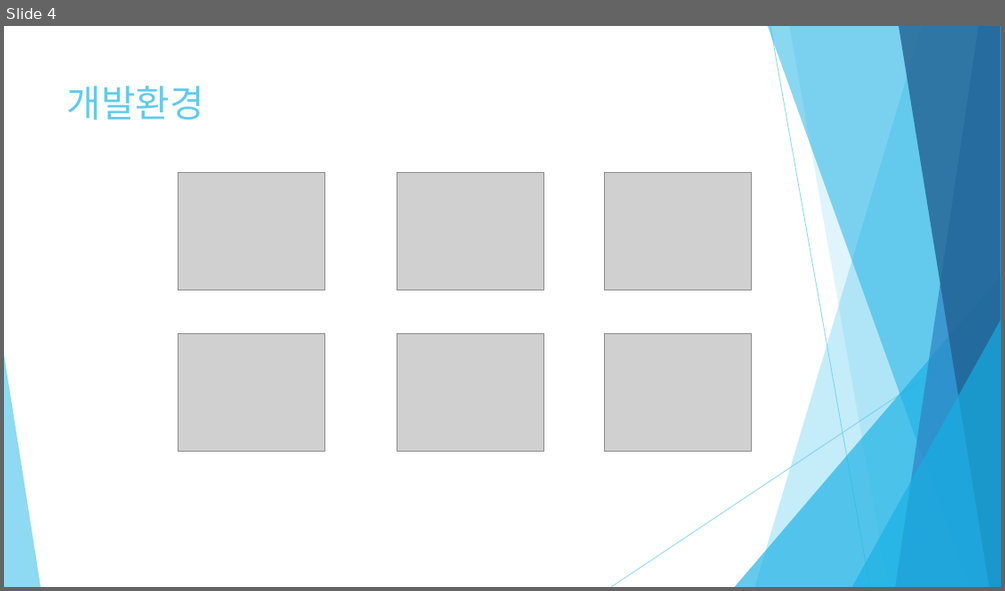
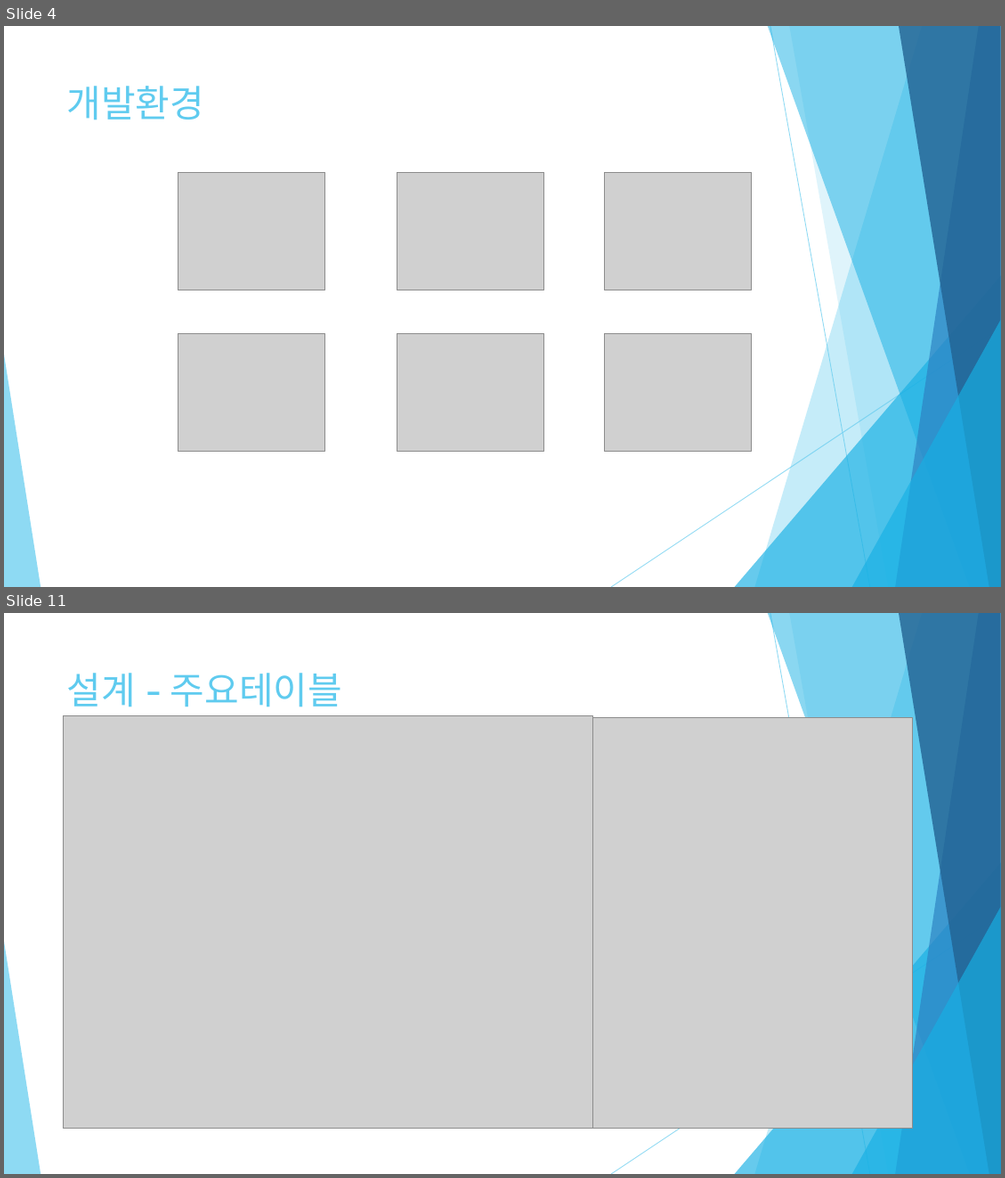
Before and after one commit to mywns123/project_yeop, a slide deck: document/세탁물 주문 관리_임준엽.pptx. Shown one above the other, each under a label of ours: slide 4 before the commit, slides 4 and 11 after it; the slides between them are not shown. The pictures are 1005x591 and 1005x1178 pixels, drawn with LibreOffice and Linux fonts; fonts in the diff are those of the drawing; grey boxes stand for pictures. Boxes give left, top, right and bottom in pixels: in the first picture for what was removed or moved away, otherwise in the second. Text is boxed around its words. In the diff, an @@ line names an element or a change of style, - is before the commit and + after.

```diff
--- a/document/세탁물 주문 관리_임준엽.pptx
+++ b/document/세탁물 주문 관리_임준엽.pptx
@@ slide 11 added at [4, 613, 1001, 1174], background #FFFFFF; not listed: 10 template elements that a slide beside it also shows @@
@@ title added at [67, 673, 342, 707], 36 pt, text #5FCBEF @@
+설계 - 주요테이블
@@ picture added at [63, 716, 593, 1128] @@
@@ picture added at [592, 718, 913, 1128] @@
```
Also in this commit, not shown: 20 slides changed, 6 other slides added, 19 other files.
